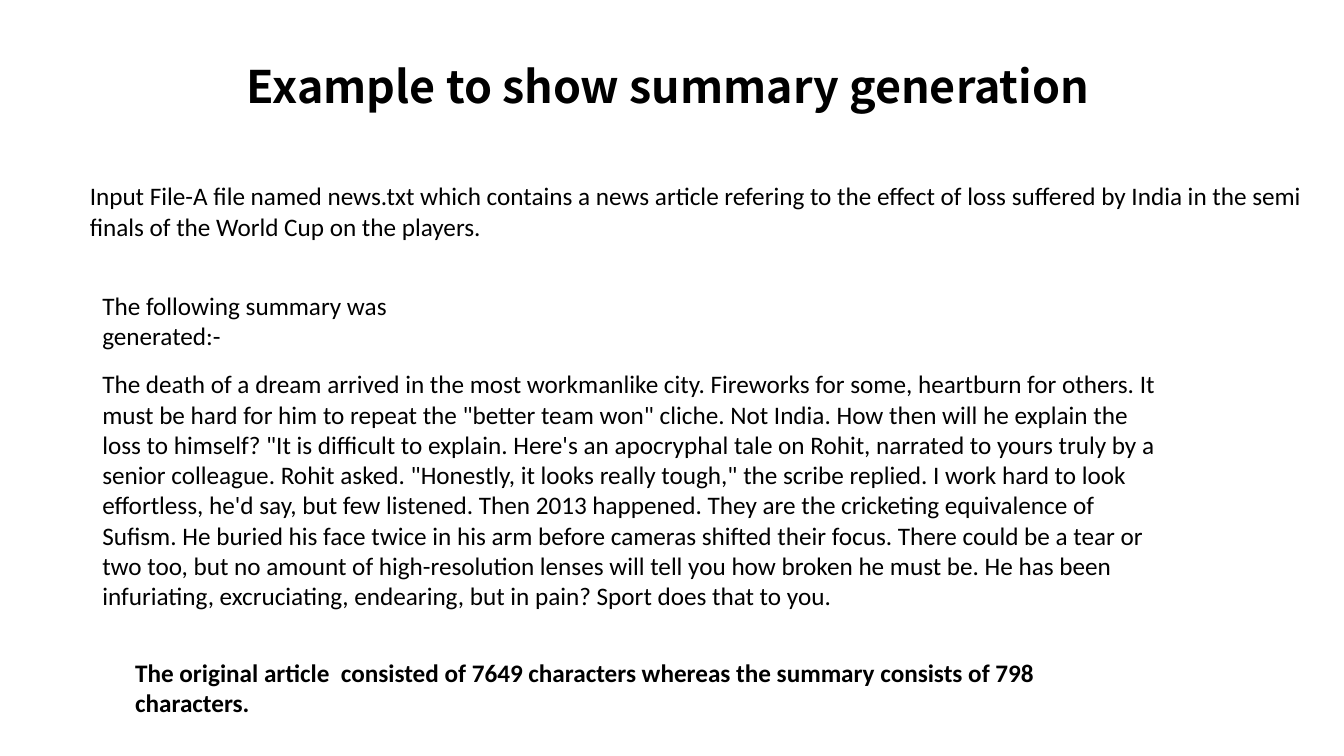
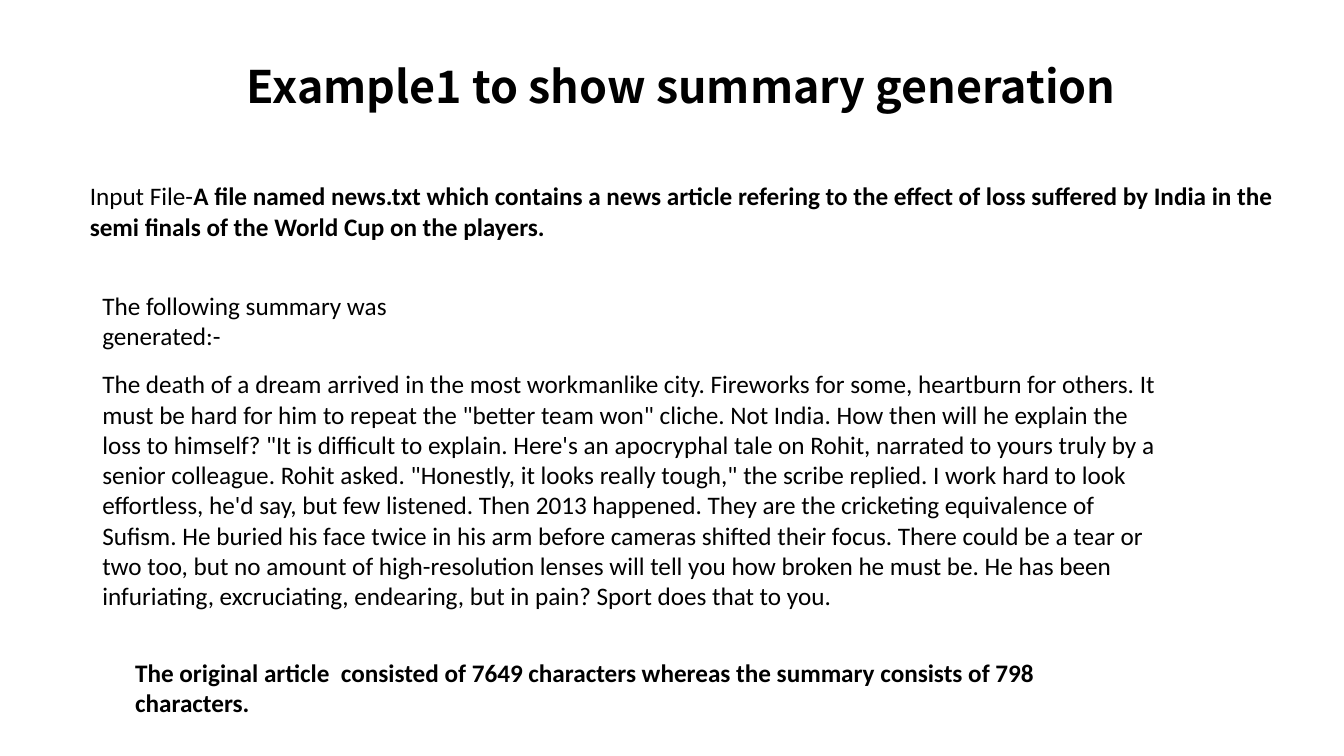
Before and after one commit to RiturajRoy/cte-repository, a slide deck: slide 14 of Final Project.pptx (slide 13 before the commit). Drawn at 1344x756 pixels with LibreOffice and Linux fonts; fonts in the diff are those of the drawing. Boxes give left, top, right and bottom in pixels: in the first picture for what was removed or moved away, otherwise in the second. Text is boxed around its words. In the diff, an @@ line names an element or a change of style, - is before the commit and + after.

```diff
--- a/Final Project.pptx
+++ b/Final Project.pptx
@@ text at bbox=[247, 66, 1116, 114]: text changed @@
-Example to show summary generation
+Example1 to show summary generation
@@ text "Input File-A file named news.txt ..." at bbox=[90, 187, 1272, 240]: bold on @@
```
Also in this commit, not shown: 3 slides added, 1 slide removed.
